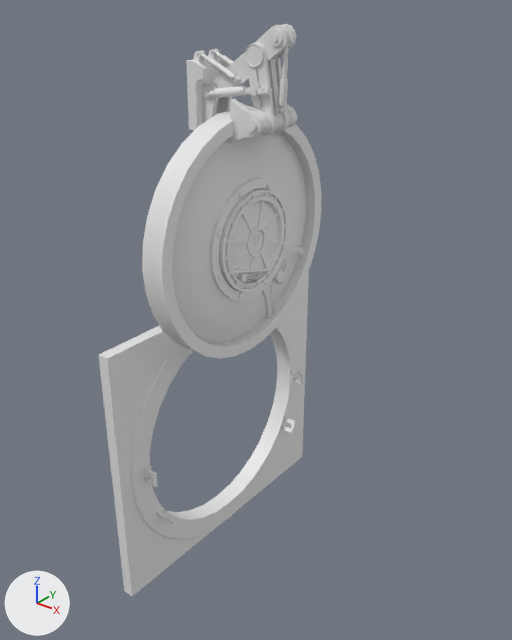
Before and after pictures for a commit that changed the OBJ model src/main/resources/assets/hbm_m/models/block/doors/transition_seal.obj.
One viewpoint serves both versions: a camera (50 mm lens) standing at (37.7, -42.0, 49.4) and looking at (-1.2, 6.6, 19.2). Every picture has the same lights, and +X, +Y and +Z are marked at lower left. Materials are left out; every surface is plain grey. Where no turn or scale is listed for an object, it has been applied to the vertices.

Objects in the first picture: 'Circle', 'Cube.006', 'Cylinder.001', 'Cylinder.005', 'Cylinder.007', 'door', 'door.002', 'door.003', 'frame', 'ring.001'.
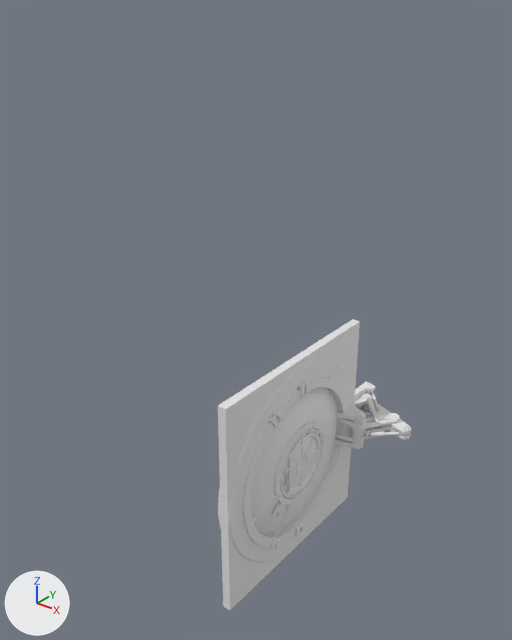
Pixel boxes (x1, y1, x2, y2) of what changed, in the pictures (512 x 640 px):
'door', reshaped
    before: (142, 99, 321, 359)
    after: (242, 378, 366, 547)
'frame', mesh turned
    before: (99, 272, 309, 596)
    after: (218, 319, 360, 610)
'Circle', mesh turned
    before: (130, 314, 301, 540)
    after: (218, 360, 354, 562)
'door.003', reshaped (35% narrower, 31% shorter)
    before: (228, 197, 284, 283)
    after: (284, 434, 320, 493)
'Cylinder.001', reshaped (13% wider, 69% shorter)
    before: (245, 43, 289, 136)
    after: (350, 413, 400, 441)
'Cube.006', mesh turned
    before: (186, 49, 233, 130)
    after: (354, 382, 375, 414)
'Cylinder.005', reshaped (45% narrower, 39% shorter)
    before: (204, 24, 296, 100)
    after: (361, 394, 411, 440)
'ring.001', deleted
    before: (219, 188, 288, 292)
'ring.004', added
    after: (280, 428, 323, 498)
'Cylinder.007', reshaped
    before: (213, 86, 247, 98)
    after: (367, 399, 376, 415)
'door.002', deleted
    before: (282, 417, 296, 433)
'door.007', added
    after: (294, 522, 304, 537)

The change in detail:
me_circle has 266 vertices, 504 faces and spans x -1.0..0.9, y -12.0..12.0, z 0.0..24.0.
me_circle is used by ob_circle; location (0.0, 0.0, 0.0).
me_circle part 1: the whole mesh is turned -90 degrees about the x axis through the mesh origin.
me_cube_006 has 244 vertices, 440 faces and spans x -1.12..1.14, y -1.7..1.6, z 38.72..44.4.
me_cube_006 is used by ob_cube_006; location (0.0, 0.0, 0.0).
me_cube_006 part 2: the whole mesh is turned -90 degrees about the x axis through its middle, then moved by (0.0, 27.4, -41.51).
me_cylinder_001 has 348 vertices, 610 faces and spans x 3.91..6.68, y -1.56..1.04, z 38.94..45.23.
me_cylinder_001 is used by ob_cylinder_001; location (0.0, 0.0, 0.0).
me_cylinder_001 part 3: the whole mesh is multiplied about its middle by the matrix ((0.718, 0.0, 0.696), (-0.696, 0.0, 0.718), (0.0, -1.0, 0.0)), then moved by (-1.22, 23.61, -41.82).
me_cylinder_005 has 460 vertices, 892 faces and spans x -0.18..7.2, y -1.34..1.22, z 40.83..46.41.
me_cylinder_005 is used by ob_cylinder_005; location (0.0, 0.0, 0.0).
me_cylinder_005 part 4: the whole mesh is multiplied about its middle by the matrix ((0.564, 0.0, 0.826), (-0.826, 0.0, 0.564), (0.0, -1.0, 0.0)), then moved by (0.44, 26.03, -43.55).
me_cylinder_007 has 90 vertices, 172 faces and spans x 1.32..4.73, y -1.65..-0.96, z 41.29..42.32.
me_cylinder_007 is used by ob_cylinder_007; location (0.0, 0.0, 0.0).
me_cylinder_007 part 5: the whole mesh is multiplied about its middle by the matrix ((0.555, 0.0, 0.832), (-0.832, 0.0, 0.555), (0.0, -1.0, 0.0)), then moved by (-0.56, 26.27, -40.5).
me_door has 1848 vertices, 3246 faces and spans x 1.2..6.4, y -10.0..10.0, z 20.3..41.4.
me_door is used by ob_door; location (0.0, 0.0, 0.0).
me_door part 6: the whole mesh is multiplied about its middle by the matrix ((1.0, 0.0, -0.017), (0.017, 0.0, 1.0), (0.0, -1.0, 0.0)), then moved by (-2.7, 12.6, -30.9).
me_door_003 has 499 vertices, 814 faces and spans x 3.77..4.28, y -3.54..3.54, z 26.78..33.85.
me_door_003 is used by ob_door_003; location (0.0, 0.0, 0.0).
me_door_003 part 7: the whole mesh is multiplied about its middle by the matrix ((1.0, 0.0, -0.017), (0.016, 0.261, 0.965), (0.004, -0.965, 0.261)), then moved by (-2.96, 12.0, -30.32).
me_frame has 74 vertices, 148 faces and spans x -0.5..0.5, y -13.0..13.0, z 0.0..24.0.
me_frame is used by ob_frame; location (0.0, 0.0, 0.0).
me_frame part 8: the whole mesh is turned -90 degrees about the x axis through the mesh origin.
Mesh me_ring_004 is new.
It has 320 vertices, 576 faces and spans x 0.54..1.25, y 7.85..16.15, z -4.15..4.15.
Mesh me_door_007 is new.
It has 48 vertices, 92 faces and spans x 0.68..1.293, y 11.35..12.633, z -10.304..-9.008.
Object 'door.002' (ob_door_002) is deleted.
Object 'ring.001' (ob_ring_001) is deleted.
Object 'ring.004' (ob_ring_004) is new; it shows me_ring_004.
Its location is (0.0, 0.0, 0.0).
Object 'door.007' (ob_door_007) is new; it shows me_door_007.
Its location is (0.0, 0.0, 0.0).
